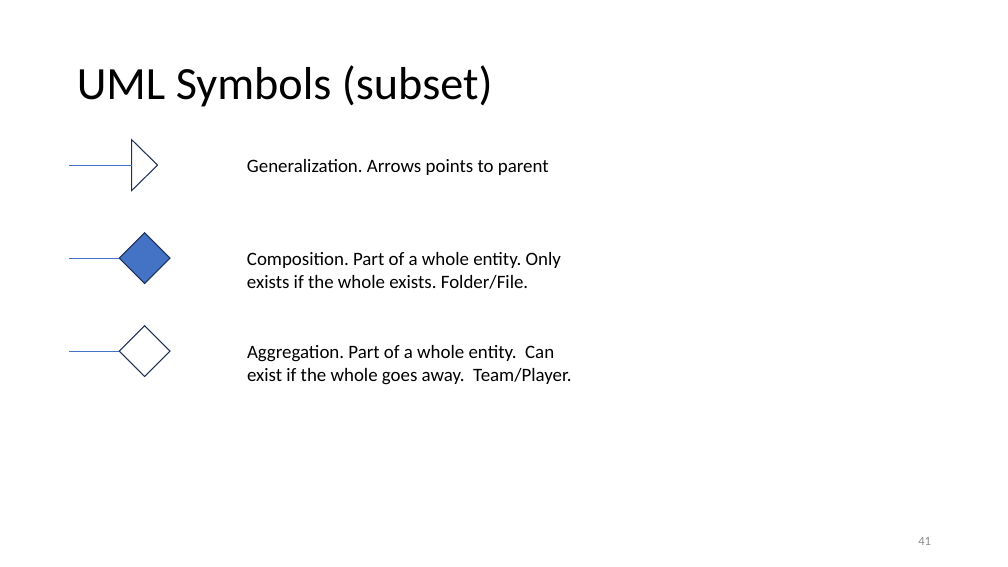
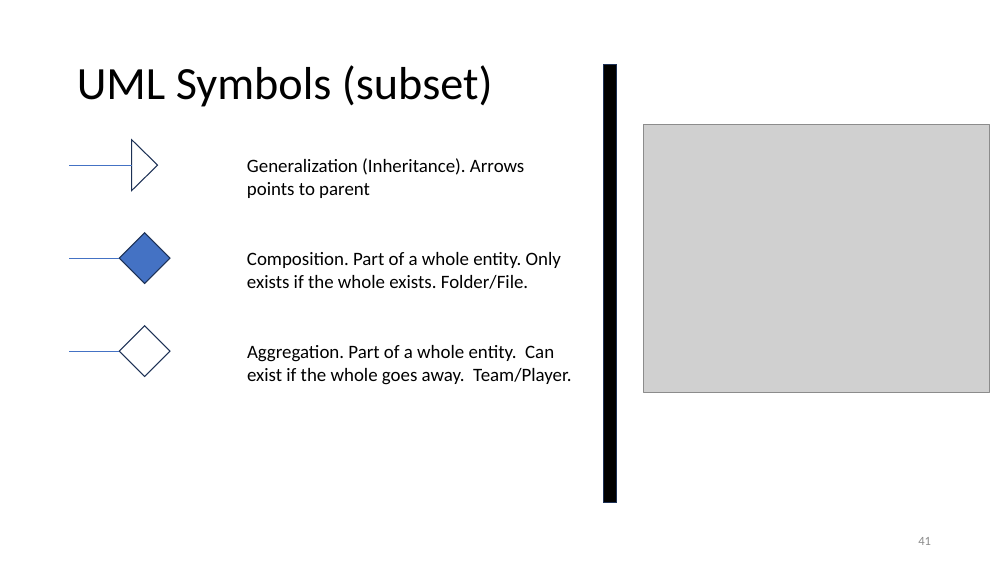
Before and after one commit to kthanasi-git/SW_Engineering, a slide deck: slide 41 of SOFTWARE ENGINEERING/SLIDES/5- Domain Models.pptx. Drawn at 1008x567 pixels with LibreOffice and Linux fonts; fonts in the diff are those of the drawing; grey boxes stand for pictures. Boxes give left, top, right and bottom in pixels: in the first picture for what was removed or moved away, otherwise in the second. Text is boxed around its words. In the diff, an @@ line names an element or a change of style, - is before the commit and + after.

```diff
--- a/SOFTWARE ENGINEERING/SLIDES/5- Domain Models.pptx
+++ b/SOFTWARE ENGINEERING/SLIDES/5- Domain Models.pptx
@@ rectangle added at <box>604,65,617,502</box>, fill #000000, outline #1E3256 1 pt @@
@@ line added from (605, 494) to (605, 104), #4472C4 0.5 pt @@
@@ picture added at <box>644,124,990,392</box> @@
@@ text at <box>247,158,524,198</box>: text changed @@
-Generalization. Arrows points to parent
+Generalization (Inheritance). Arrows points to parent
```
Also in this commit, not shown: 1 slide added, 2 other files.
